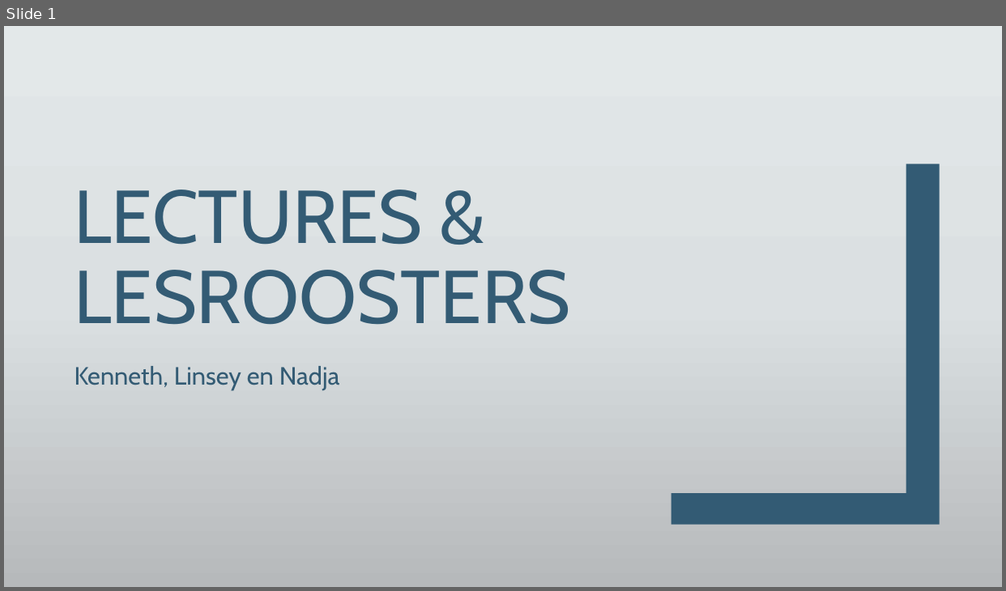
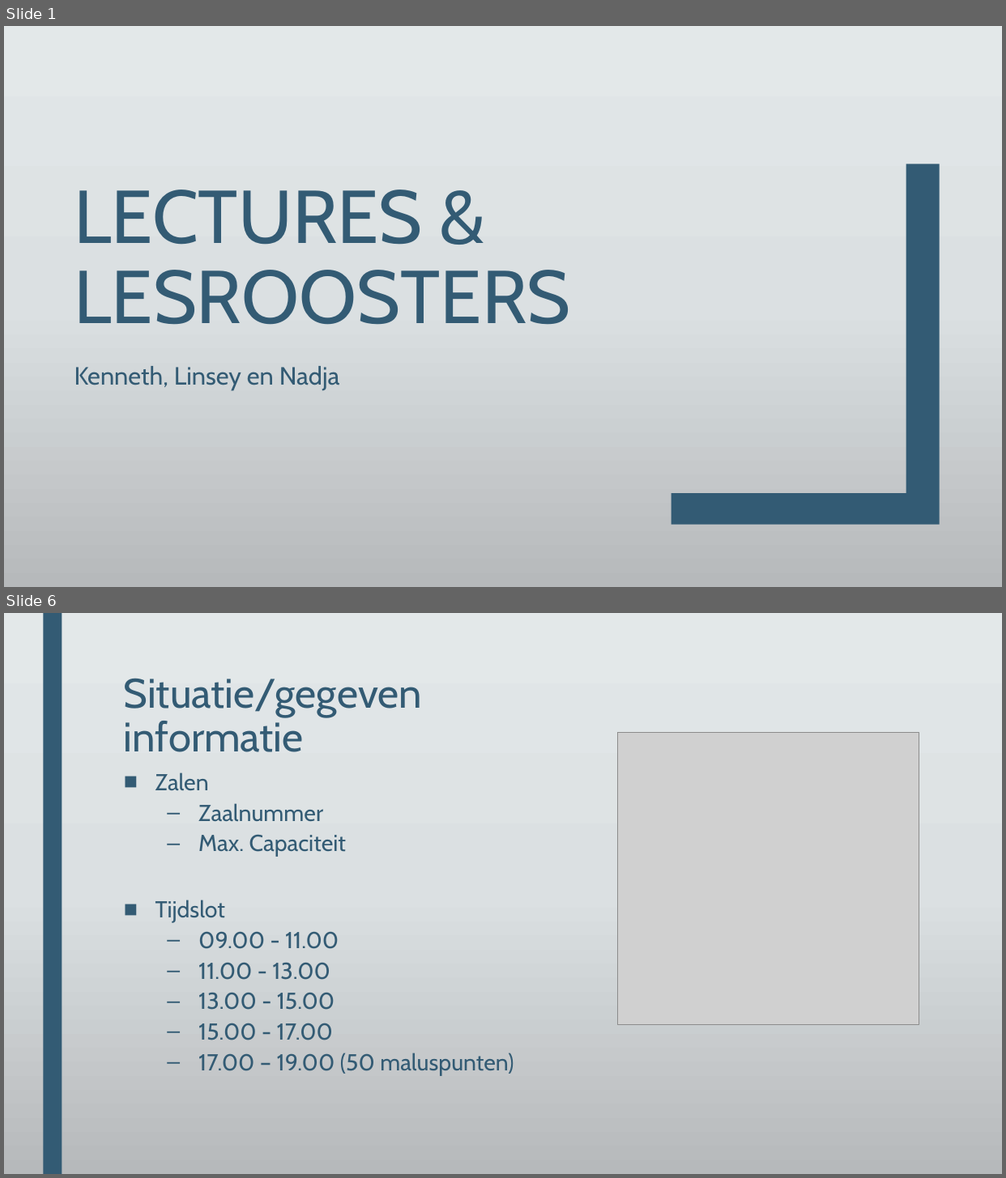
Before and after one commit to DeRoostermakers/Heuristieken, a slide deck: Presentaties/Week1/Lectures & Lesroosters Inleiding.pptx. Shown one above the other, each under a label of ours: slide 1 before the commit, slides 1 and 6 after it; the slides between them are not shown. The pictures are 1006x591 and 1006x1178 pixels, drawn with LibreOffice and Linux fonts; fonts in the diff are those of the drawing; grey boxes stand for pictures; background and template pictures are left out. Boxes give left, top, right and bottom in pixels: in the first picture for what was removed or moved away, otherwise in the second. Text is boxed around its words. In the diff, an @@ line names an element or a change of style, - is before the commit and + after.

```diff
--- a/Presentaties/Week1/Lectures & Lesroosters Inleiding.pptx
+++ b/Presentaties/Week1/Lectures & Lesroosters Inleiding.pptx
@@ slide 6 added at (4, 613, 1002, 1174), background gradient #E3E8EA to #DCE0E2 to #B6BABC @@
@@ rectangle added at (43, 613, 62, 1174), fill #335B74 @@
@@ title added at (124, 678, 422, 752), 39.6 pt, text #335B74 @@
+Situatie/gegeven informatie
@@ picture added at (618, 733, 918, 1025) @@
@@ text added at (155, 773, 513, 1076), 22.2 pt, text #335B74 @@
+■ Zalen
+  – Zaalnummer
+  – Max. Capaciteit
+■ Tijdslot
+  – 09.00 - 11.00
+  – 11.00 - 13.00
+  – 13.00 - 15.00
+  – 15.00 - 17.00
+  – 17.00 – 19.00 (50 maluspunten)
```
Also in this commit, not shown: 1 slide changed, 5 other slides added, 2 slides removed, 13 other files.
